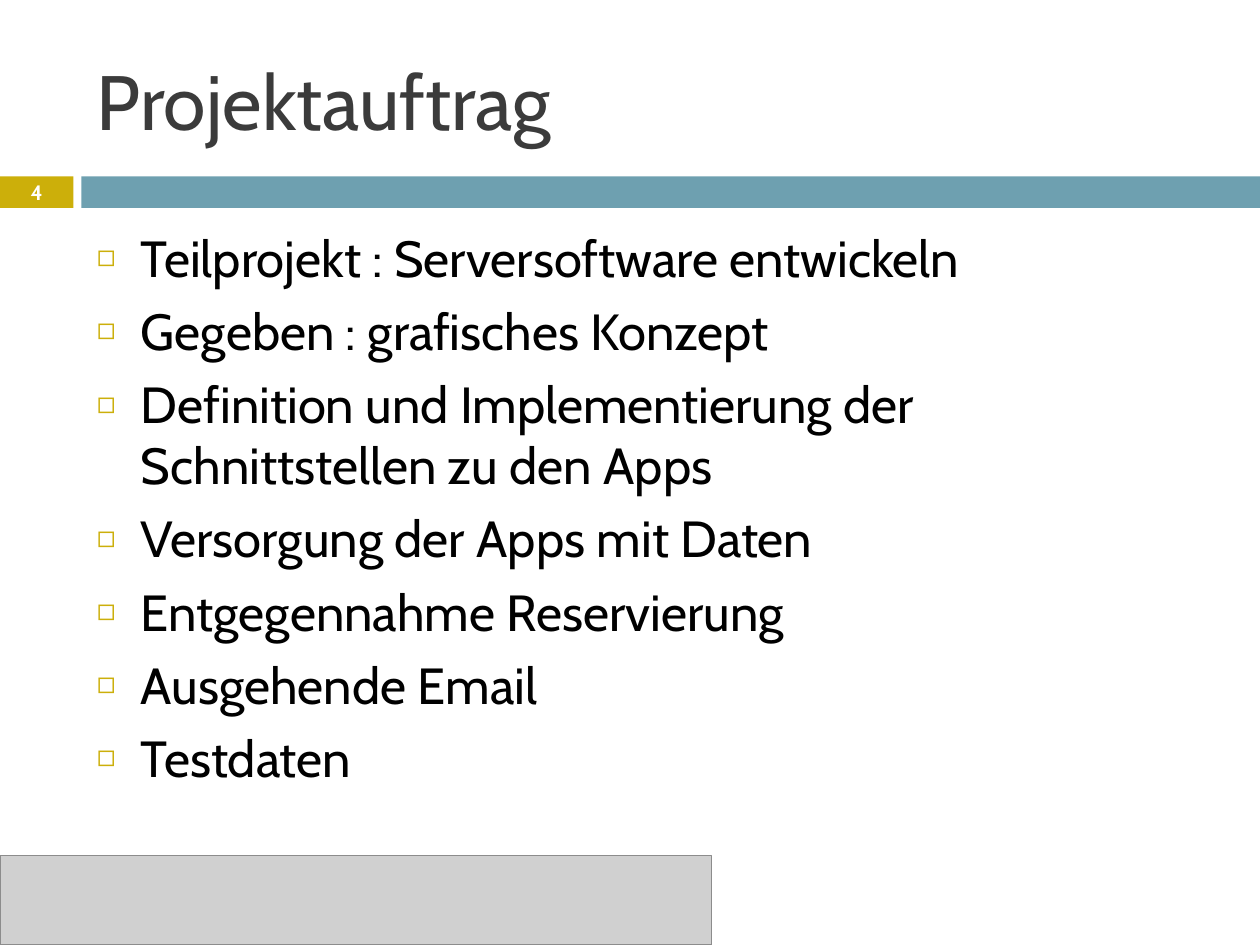
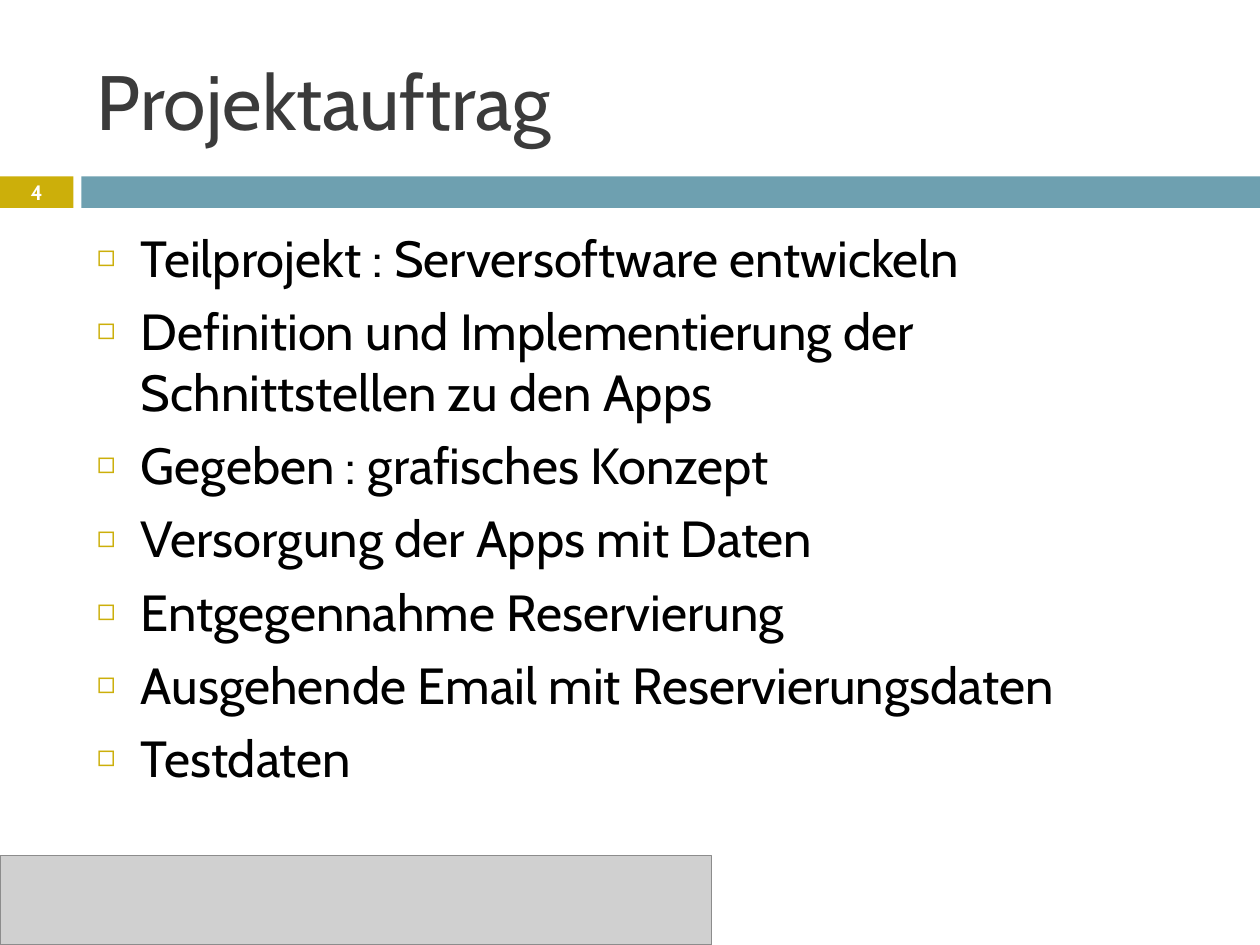
Before and after one commit to janhelmle/weiterbildung_fachinformatiker_ihk_projektantrag, a slide deck: slide 4 of praesentation/Projektpräsentation.pptx. Drawn at 1260x945 pixels with LibreOffice and Linux fonts; fonts in the diff are those of the drawing; grey boxes stand for pictures. Boxes give left, top, right and bottom in pixels: in the first picture for what was removed or moved away, otherwise in the second. Text is boxed around its words. In the diff, an @@ line names an element or a change of style, - is before the commit and + after.

Commit message:
Progress

```diff
--- a/praesentation/Projektpräsentation.pptx
+++ b/praesentation/Projektpräsentation.pptx
@@ text at (141,312,914,423): paragraph added @@
+◻ Definition und Implementierung der Schnittstellen zu den Apps
@@ text at (141,385,914,496): paragraph removed @@
-◻ Definition und Implementierung der Schnittstellen zu den Apps
@@ text at (141,666,1054,715): text changed @@
-◻ Ausgehende Email
+◻ Ausgehende Email mit Reservierungsdaten
```
